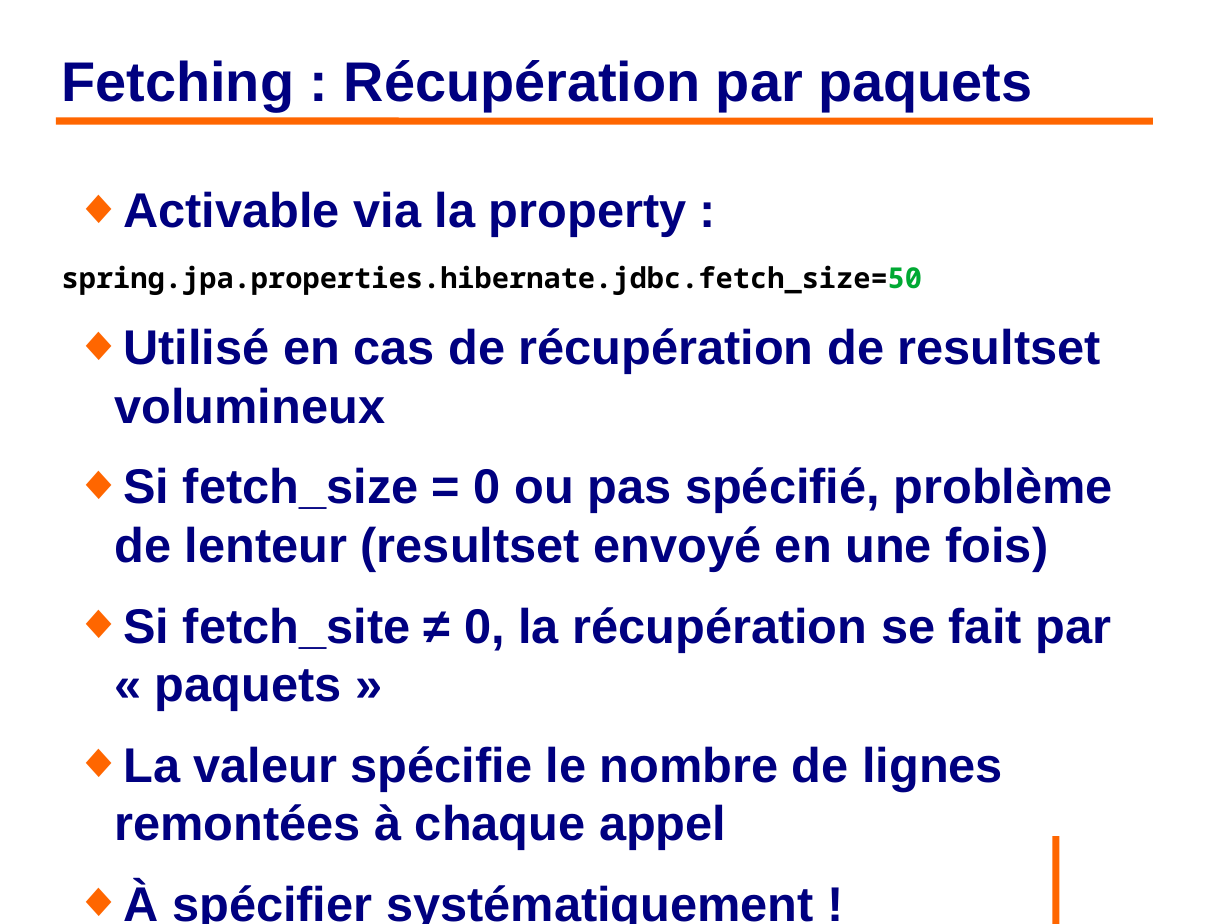
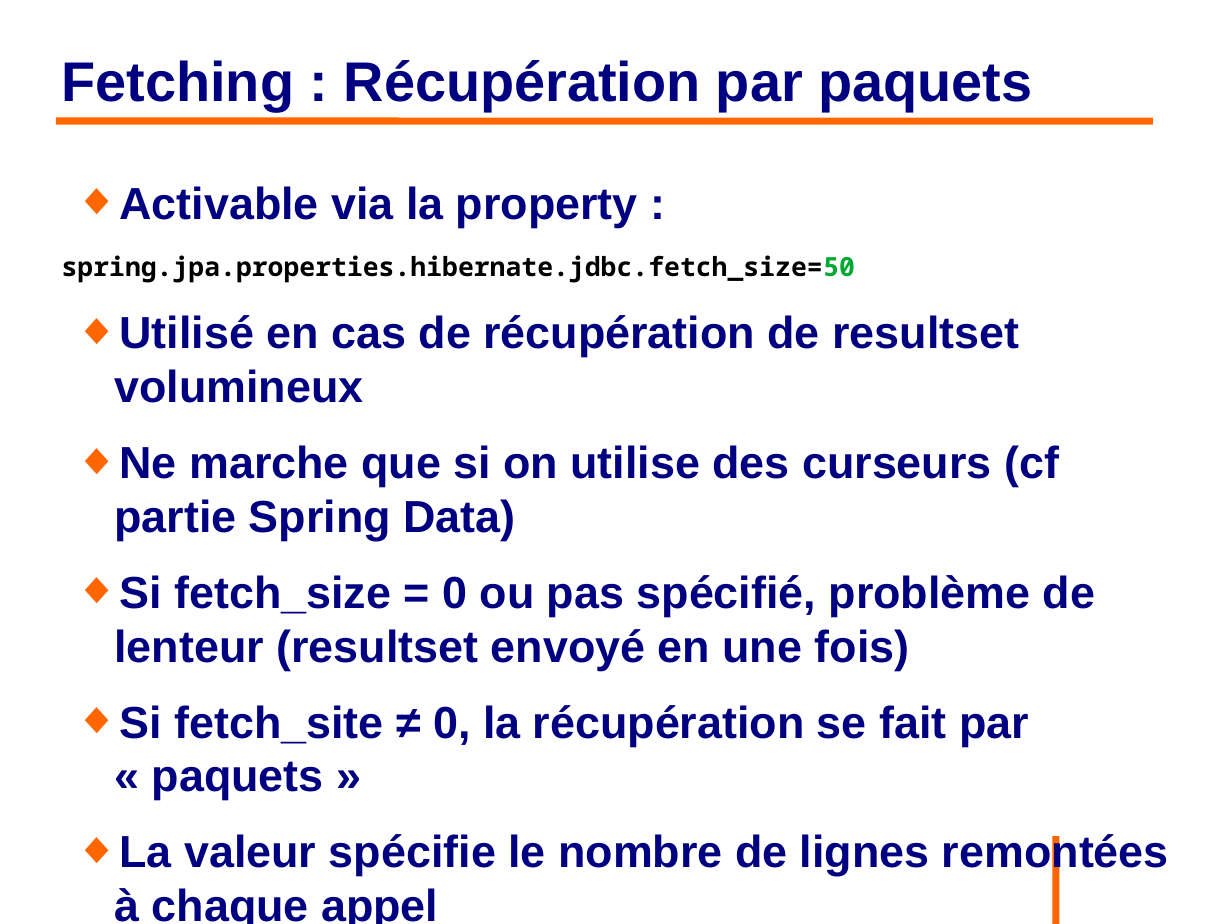
Before and after one commit to philphils/formation-hibernate-avancee, a slide deck: slide 23 of Documentation/diapo_formation_hibernate_avancee.odp. Drawn at 1232x924 pixels with LibreOffice and Linux fonts; fonts in the diff are those of the drawing; background and template pictures are left out. Boxes give left, top, right and bottom in pixels: in the first picture for what was removed or moved away, otherwise in the second. Text is boxed around its words. In the diff, an @@ line names an element or a change of style, - is before the commit and + after.

Commit message:
Correction partie 1 diapo

```diff
--- a/Documentation/diapo_formation_hibernate_avancee.odp
+++ b/Documentation/diapo_formation_hibernate_avancee.odp
@@ text at (62, 186, 1169, 924): size 31.4 to 28.9 pt in "Activable via la property :", "Utilisé en cas de récupération de resultset ...", "Si fetch_size = 0 ou pas spécifié, ...", "Si fetch_site ≠ 0, la récupération se ..." and 2 more places; size 18.5 to 17 pt in "spring.jpa.properties.hibernate.jdbc.fetch_size=50" @@
@@ text at (114, 445, 1059, 541): paragraph added @@
+◆ Ne marche que si on utilise des curseurs (cf partie Spring Data)
```
Also in this commit, not shown: 5 other slides changed.
